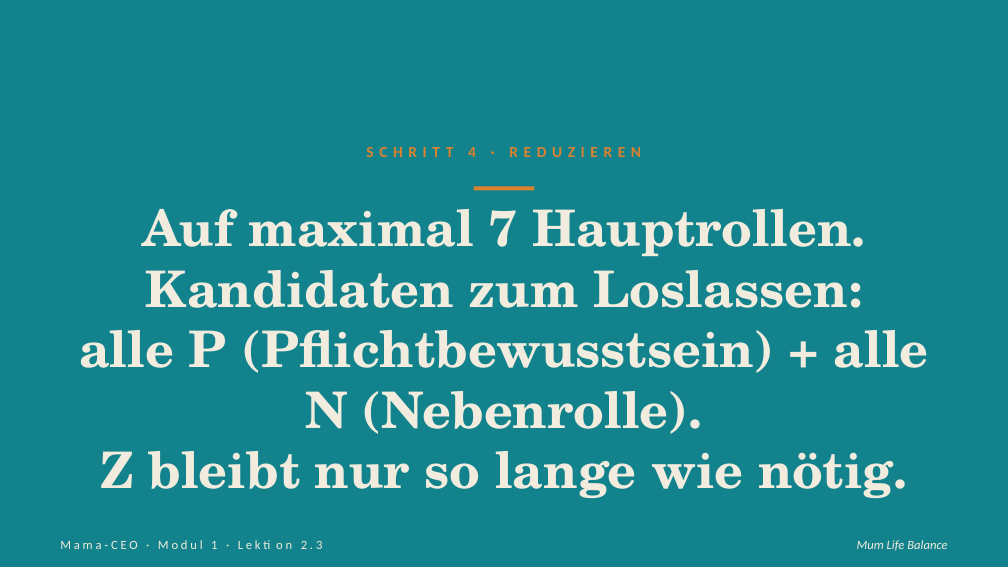
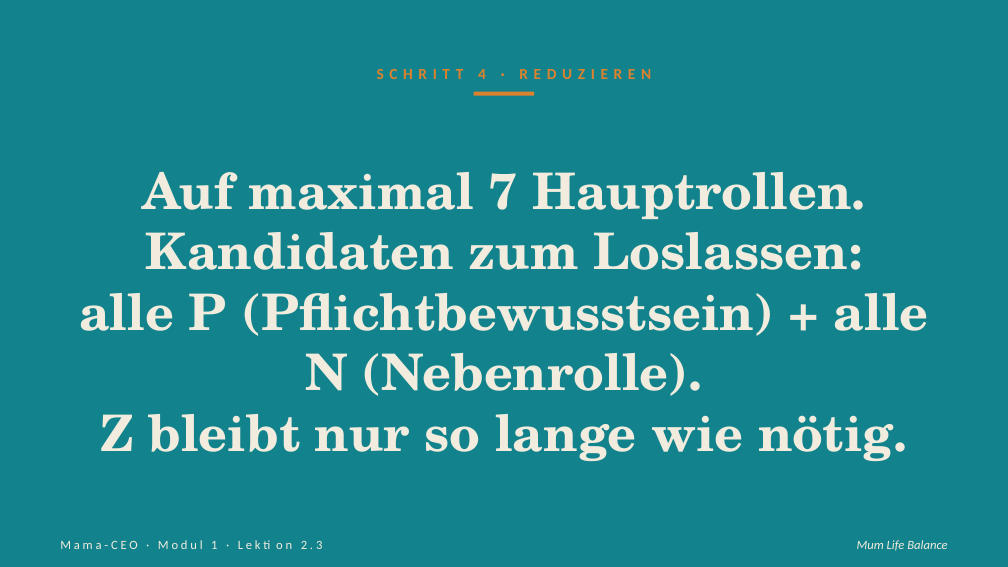
Before and after one commit to pnulmann-hue/mumlifebalance-workspace, a slide deck: slide 9 of outputs/produkte/mama-ceo/03-praesentationen/saeule-2/03-lektion-2-3.pptx. Drawn at 1008x567 pixels with LibreOffice and Linux fonts; fonts in the diff are those of the drawing. Boxes give left, top, right and bottom in pixels: in the first picture for what was removed or moved away, otherwise in the second. Text is boxed around its words. In the diff, an @@ line names an element or a change of style, - is before the commit and + after.

```diff
--- a/outputs/produkte/mama-ceo/03-praesentationen/saeule-2/03-lektion-2-3.pptx
+++ b/outputs/produkte/mama-ceo/03-praesentationen/saeule-2/03-lektion-2-3.pptx
@@ text "SCHRITT 4 · REDUZIEREN" moved from (x1=366, y1=147, x2=641, y2=157) to (x1=377, y1=69, x2=651, y2=79) @@
@@ rectangle moved from (x1=474, y1=186, x2=534, y2=191) to (x1=474, y1=92, x2=534, y2=96) @@
@@ text "Auf maximal 7 Hauptrollen." moved from (x1=79, y1=209, x2=928, y2=498) to (x1=79, y1=172, x2=928, y2=461) @@
```
Also in this commit, not shown: 8 other slides changed, 32 other files.
